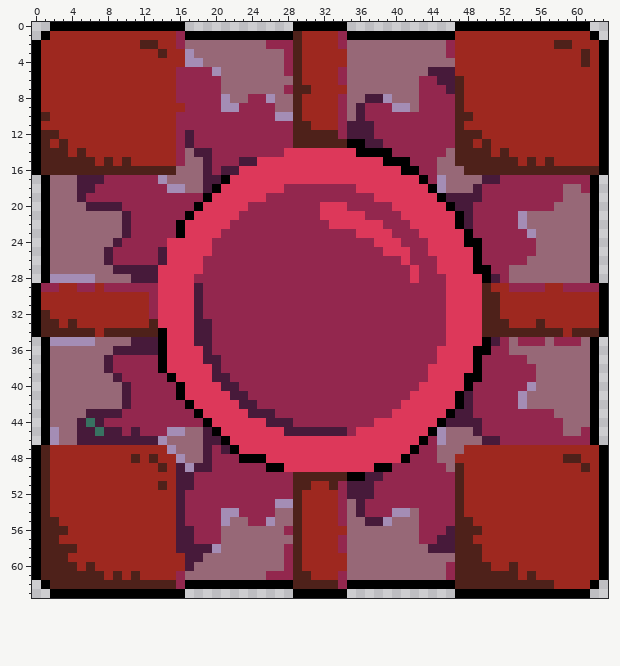
Pixel-art sprite -- assets/cube.png. The picture above is the old version.
The file is 64x64 pixels.
Now the later version:
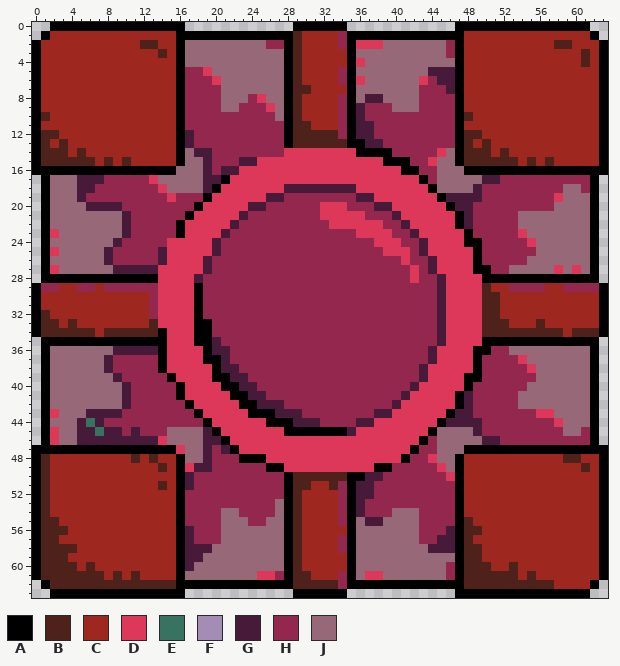
Palette (. is transparent): A #000000  B #4e211a  C #9e281f  D #dd385a  E #387261  F #a48db5  G #471a3a  H #93274e  J #976877
Difference:
y 1: x 16 H -> A; x 47 C -> A
y 2: x 16 H -> A; x 28 H -> A; x 35..38 JJJJ -> ADDD; x 47 C -> A
y 3: x 16..17 CF -> AJ; x 28 H -> A; x 35 J -> A; x 47 C -> A
y 4: x 16..18 CFF -> AJJ; x 28 H -> A; x 35..36 JJ -> AD; x 47 C -> A
y 5: x 16 H -> A; x 19..20 HF -> DJ; x 28 H -> A; x 35 J -> A; x 47 C -> A
y 6: x 16 H -> A; x 20 H -> D; x 28 J -> A; x 35..36 JJ -> AD; x 43 H -> D; x 47 B -> A
y 7: x 16 H -> A; x 28 H -> A; x 35 J -> A; x 47 B -> A
y 8: x 16 H -> A; x 21 F -> J; x 25..26 HF -> DJ; x 28 J -> A; x 35 J -> A; x 39 F -> J; x 47 B -> A
y 9: x 16 C -> A; x 21..22 FF -> JJ; x 26 H -> D; x 28 J -> A; x 35 J -> A; x 40..41 FF -> JJ; x 47 B -> A
y 10: x 16 H -> A; x 27..28 FF -> JA; x 35 J -> A; x 47 B -> A
y 11..12: x 16 H -> A; x 28 H -> A; x 35 G -> A; x 47 B -> A
y 13: x 16 H -> A; x 28 H -> A; x 47 B -> A
y 14: x 16 H -> A; x 45 H -> D; x 47 B -> A
y 15: x 16 H -> A; x 44 H -> D; x 47 B -> A
y 16: x 1..15 BBBBBBBBBBBBBBB -> AAAAAAAAAAAAAAA; x 48..62 BBBBBBBBBBBBBBB -> AAAAAAAAAAAAAAA
y 17: x 13..14 HF -> DJ; x 45 F -> J
y 18: x 14..16 HFF -> DJJ; x 28..35 HHHHHHHH -> GGGGGGGG; x 45 F -> J
y 19: x 15 H -> D; x 26..27 HH -> GG; x 36..37 HH -> GG; x 58 H -> D
y 20: x 24..25 HH -> GG; x 38..39 HH -> GG
y 21: x 23 H -> G; x 40 H -> G; x 54 F -> J
y 22: x 22 H -> G; x 41 H -> G; x 54 F -> J
y 23: x 2 J -> D; x 21 H -> G; x 42 H -> G; x 54..55 HF -> DJ
y 24: x 20 H -> G; x 43 H -> G; x 55 H -> D
y 25: x 2 J -> D; x 20 H -> G; x 43 H -> G
y 26: x 19 H -> G; x 44 H -> G
y 27: x 2 J -> D; x 19 H -> G; x 44 H -> G; x 58 J -> D; x 60 J -> D
y 28: x 2..13 FFFFFJJJJGGG -> AAAAAAAAAAAA; x 18 H -> G; x 45 H -> G; x 51..61 GHJJJJJJJJJ -> AAAAAAAAAAA
y 29..32: x 18 G -> A; x 45 H -> G
y 33..34: x 18..19 GG -> AA; x 45 H -> G
y 35: x 2..13 FFFFFJJJJGGG -> AAAAAAAAAAAA; x 18..20 GGH -> AAG; x 45 H -> G; x 51..61 GHJHHHJHHHJ -> AAAAAAAAAAA
y 36: x 19..21 GHH -> AGG; x 44 H -> G
y 37: x 19..21 GGH -> AAG; x 44 H -> G; x 54 H -> D
y 38: x 20..22 GHH -> AGG; x 43 H -> G; x 55 H -> D
y 39: x 20..23 GGHH -> AAGG; x 43 H -> G
y 40: x 21..24 GGHH -> AAGG; x 42 H -> G; x 55 F -> J
y 41: x 22..25 GGHH -> AAGG; x 41 H -> G; x 54 F -> J
y 42: x 23..27 GGHHH -> AAGGG; x 40 H -> G; x 54 F -> J
y 43: x 2 J -> D; x 24..29 GGGHHH -> AAAGGG; x 38..39 HH -> GG; x 56..57 HH -> DD
y 44: x 26..31 GGGHHH -> AAAGGG; x 36..37 HH -> GG; x 58 H -> D
y 45: x 2 F -> D; x 15..16 FF -> JJ; x 28..35 GGGGGGGH -> AAAAAAAG; x 45 F -> J
y 46: x 2 F -> D; x 14 F -> D; x 45 F -> J
y 47: x 1..16 BCCCCCCCCCCCCCFJ -> AAAAAAAAAAAAAAAD; x 48..62 CCCCCCCCCCCCCCC -> AAAAAAAAAAAAAAA
y 48: x 16 F -> A; x 44 H -> D; x 47 C -> A
y 49: x 16..17 GF -> AD; x 45 H -> D; x 47 B -> A
y 50: x 16 G -> A; x 28 H -> A; x 46..47 HB -> DA
y 51..52: x 16 G -> A; x 28 H -> A; x 35 G -> A; x 47 B -> A
y 53: x 16 G -> A; x 27..28 FF -> JA; x 35 J -> A; x 47 B -> A
y 54: x 16 G -> A; x 21..22 FF -> JJ; x 28 J -> A; x 35 J -> A; x 40..41 FF -> JJ; x 47 B -> A
y 55: x 16 G -> A; x 21 F -> J; x 26 F -> J; x 28 J -> A; x 35 J -> A; x 39 F -> J; x 47 B -> A
y 56: x 16 G -> A; x 28 H -> A; x 35 J -> A; x 47 B -> A
y 57: x 16 G -> A; x 28 J -> A; x 35 J -> A; x 47 B -> A
y 58: x 16 G -> A; x 20 F -> J; x 28 H -> A; x 35 J -> A; x 47 B -> A
y 59..60: x 16 C -> A; x 28 H -> A; x 35 J -> A; x 47 B -> A
y 61: x 16 H -> A; x 25..26 JH -> DD; x 28 H -> A; x 35 J -> A; x 37..38 JJ -> DD; x 47 B -> A
y 62: x 16 H -> A; x 47 B -> A
Pixel boxes of the changes (left, top, right, bottom) in both pictures:
changed: (41, 31, 599, 589)
